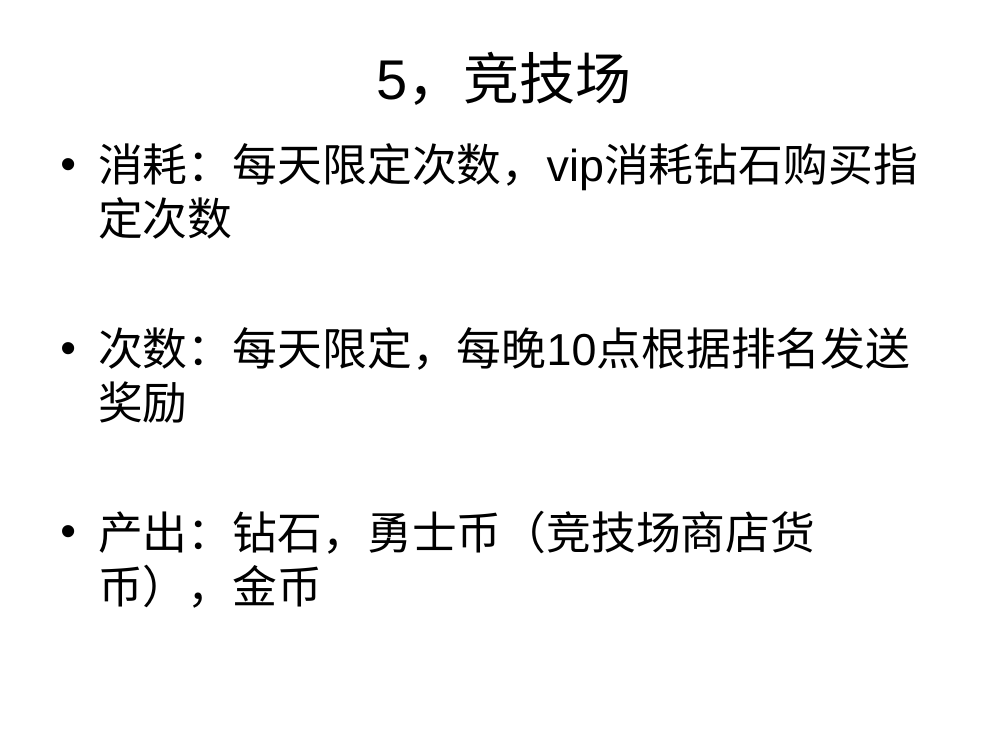
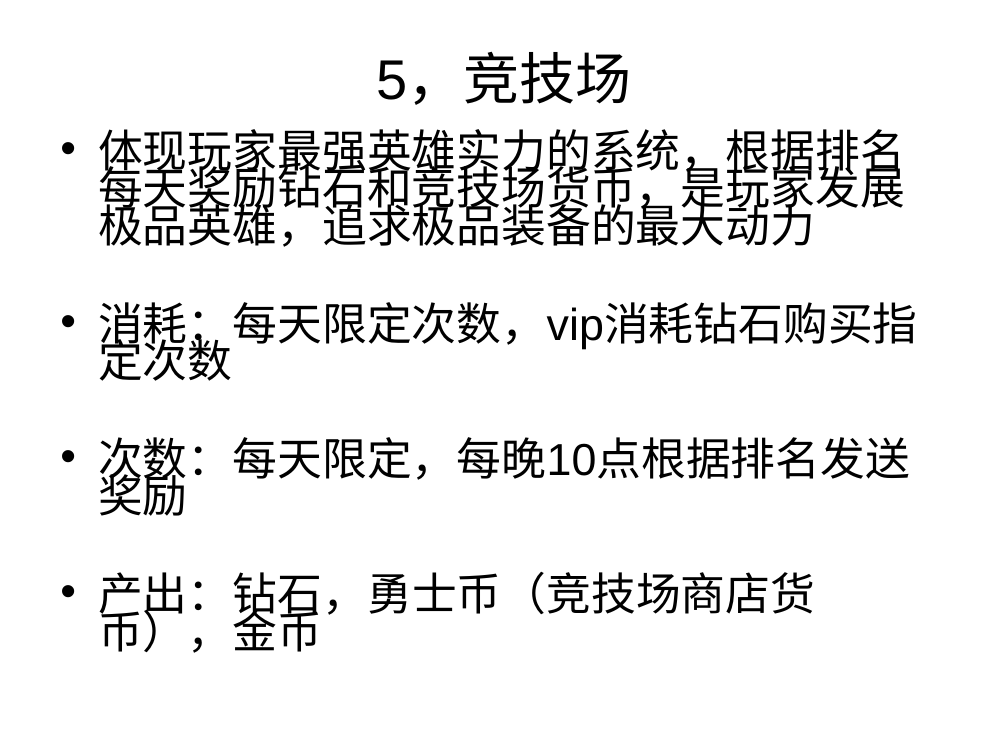
Before and after one commit to caihan1984/demov1, a slide deck: slide 22 of Assets/document/demo.ppt (slide 21 before the commit). Drawn at 1008x756 pixels with LibreOffice and Linux fonts; fonts in the diff are those of the drawing. Boxes give left, top, right and bottom in pixels: in the first picture for what was removed or moved away, otherwise in the second. Text is boxed around its words. In the diff, an @@ line names an element or a change of style, - is before the commit and + after.

```diff
--- a/Assets/document/demo.ppt
+++ b/Assets/document/demo.ppt
@@ text at <box>98,129,905,247</box>: paragraph added @@
+• 体现玩家最强英雄实力的系统，根据排名每天奖励钻石和竞技场货币，是玩家发展极品英雄，追求极品装备的最大动力
@@ text at <box>98,302,918,653</box>: line spacing 1 to 0.7 @@
```
Also in this commit, not shown: 5 other slides changed, 2 slides added, 1 slide removed.
